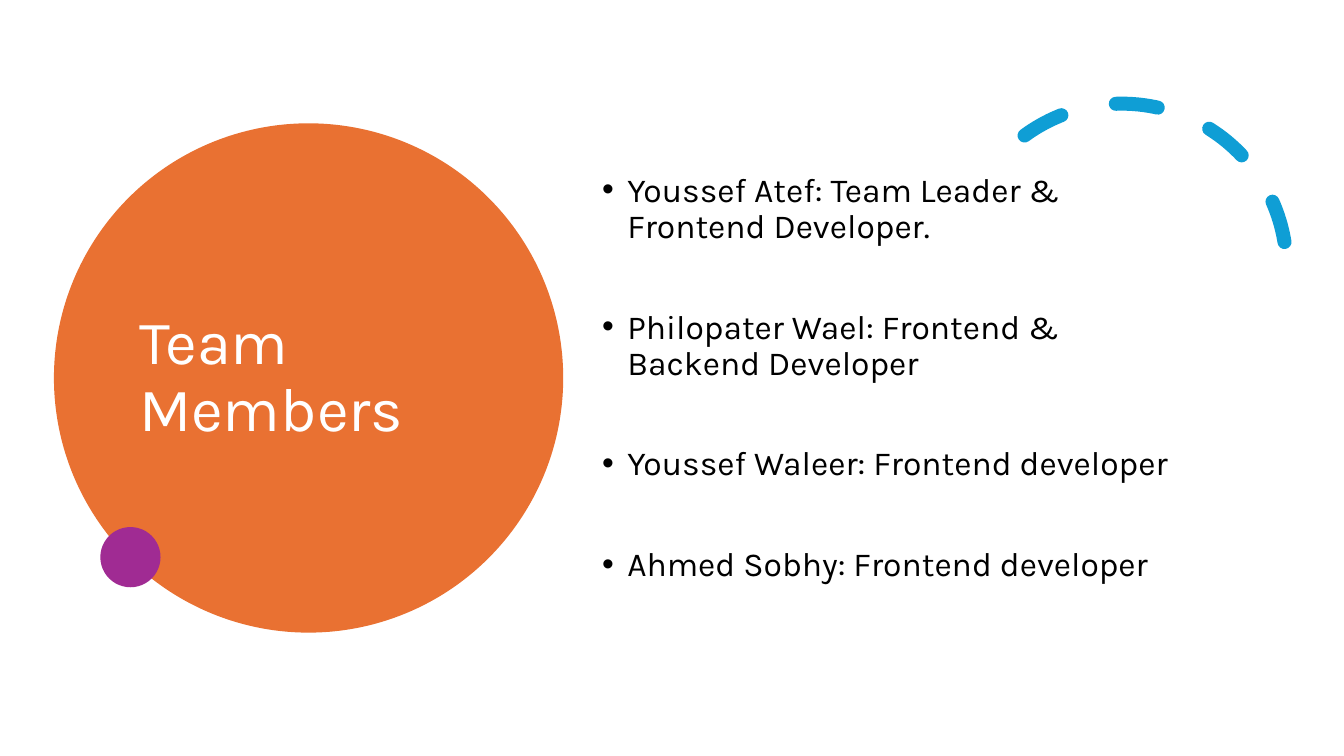
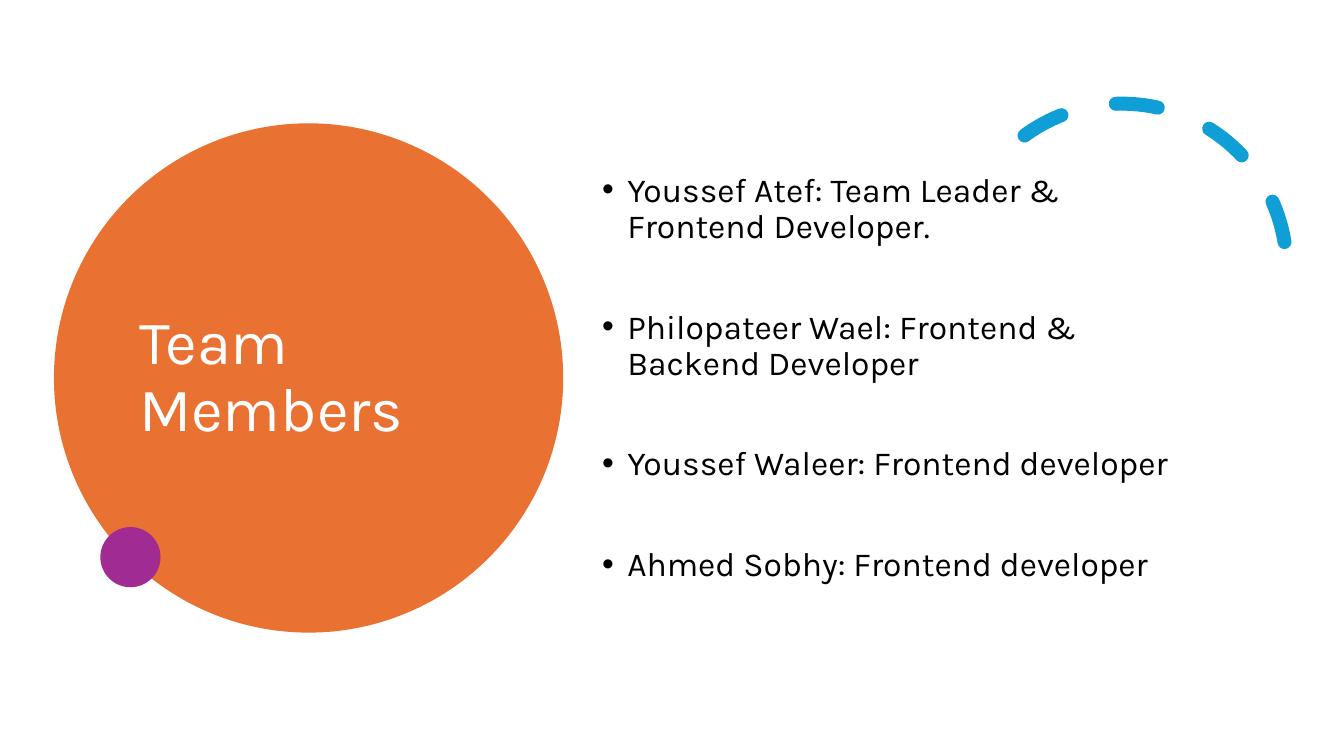
Before and after one commit to Youssef-Atef-20/E-Commerce, a slide deck: slide 3 of Hot Deals Platform.pptx. Drawn at 1344x756 pixels with LibreOffice and Linux fonts; fonts in the diff are those of the drawing. Boxes give left, top, right and bottom in pixels: in the first picture for what was removed or moved away, otherwise in the second. Text is boxed around its words. In the diff, an @@ line names an element or a change of style, - is before the commit and + after.

Commit message:
Fix name in presentation

```diff
--- a/Hot Deals Platform.pptx
+++ b/Hot Deals Platform.pptx
@@ text at (x1=627, y1=316, x2=1037, y2=383): text changed @@
-• Philopater Wael: Frontend & Backend Developer
+• Philopateer Wael: Frontend & Backend Developer
```
